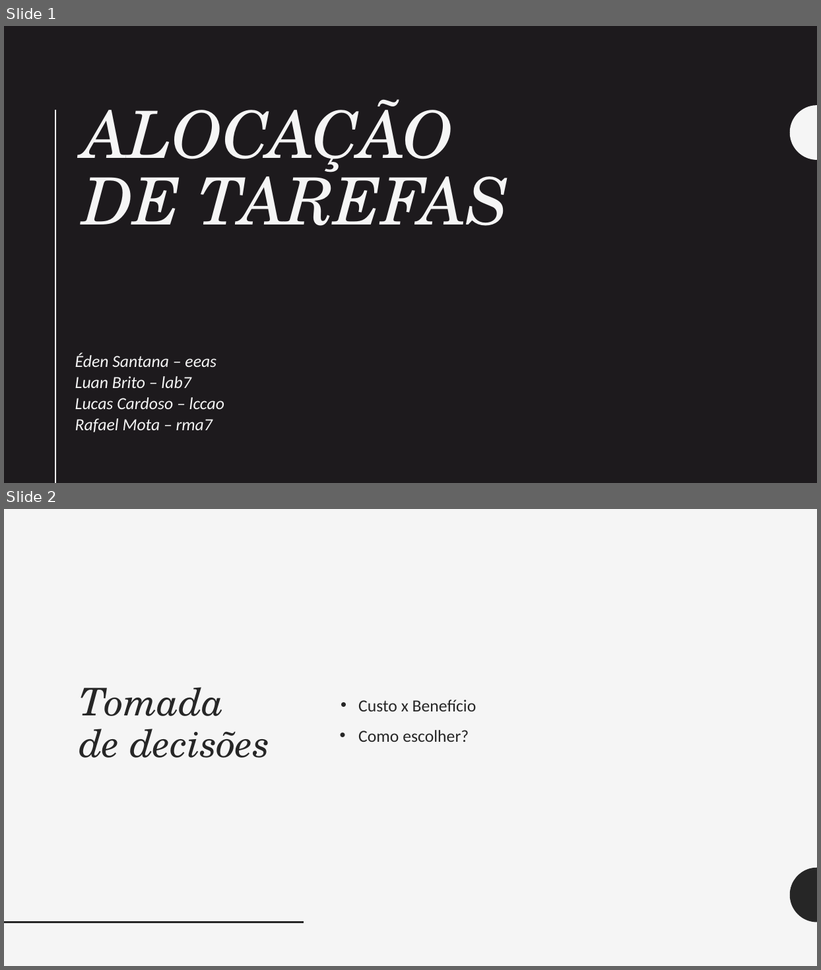
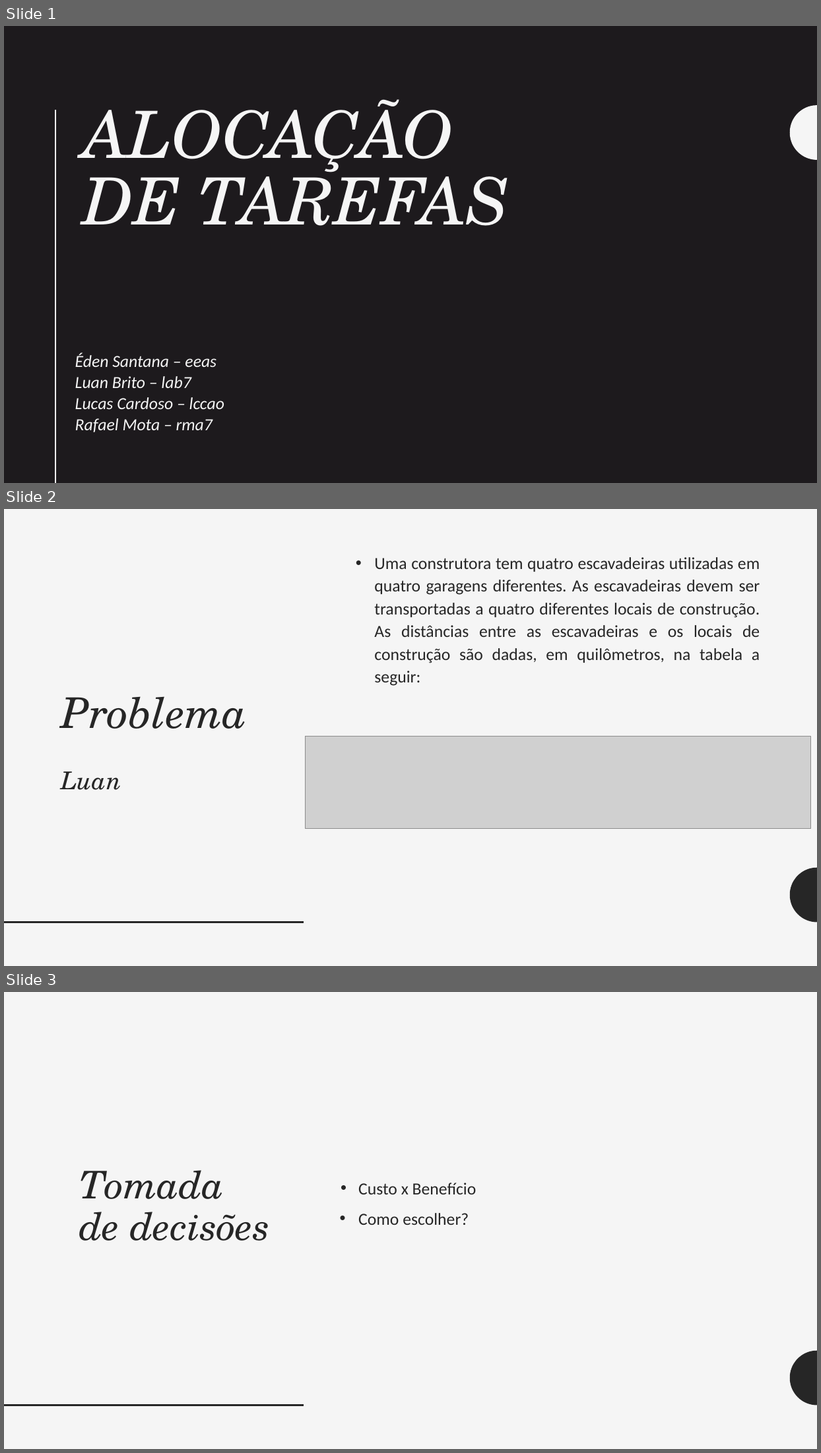
Before and after one commit to rafaelmotaalves/MetodoHungaro, a slide deck: MetodoHungaro.pptx. Shown one above the other, each under a label of ours: slides 1 and 2 before the commit, slides 1, 2 and 3 after it. The pictures are 821x970 and 821x1453 pixels, drawn with LibreOffice and Linux fonts; fonts in the diff are those of the drawing; grey boxes stand for pictures. Boxes give left, top, right and bottom in pixels: in the first picture for what was removed or moved away, otherwise in the second. Text is boxed around its words. In the diff, an @@ line names an element or a change of style, - is before the commit and + after.

```diff
--- a/MetodoHungaro.pptx
+++ b/MetodoHungaro.pptx
@@ slide 2 added at (4,509,817,966), background #F5F5F5; not listed: 2 template elements that a slide beside it also shows @@
@@ text added at (374,557,760,686), 20 pt, text #262626 @@
+• Uma construtora tem quatro escavadeiras utilizadas em quatro garagens diferentes. As escavadeiras devem ser transportadas a quatro diferentes locais de construção. As distâncias entre as escavadeiras e os locais de construção são dadas, em quilômetros, na tabela a seguir:
@@ title added at (61,696,247,790), 50 pt, text #262626, italic @@
+Problema
+Luan
@@ picture added at (306,737,811,828) @@
@@ what was slide 2 is now slide 3 @@
```
Also in this commit, not shown: 2 slides changed, 12 other slides added.
